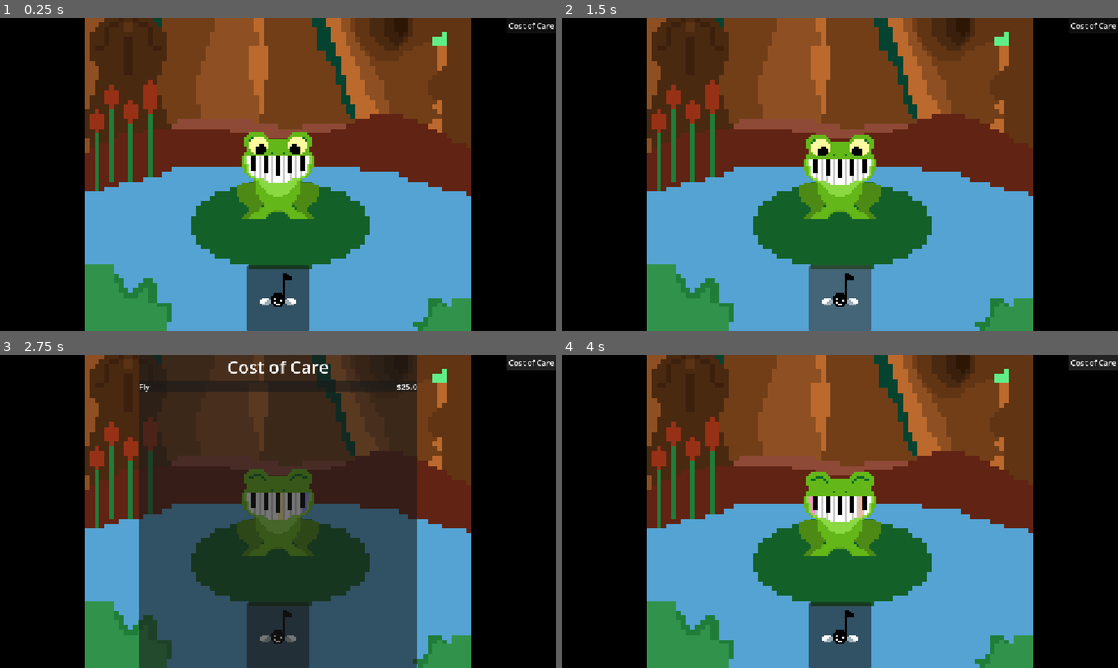
Above: before the commit, frames 1-4 (two rows, left to right).
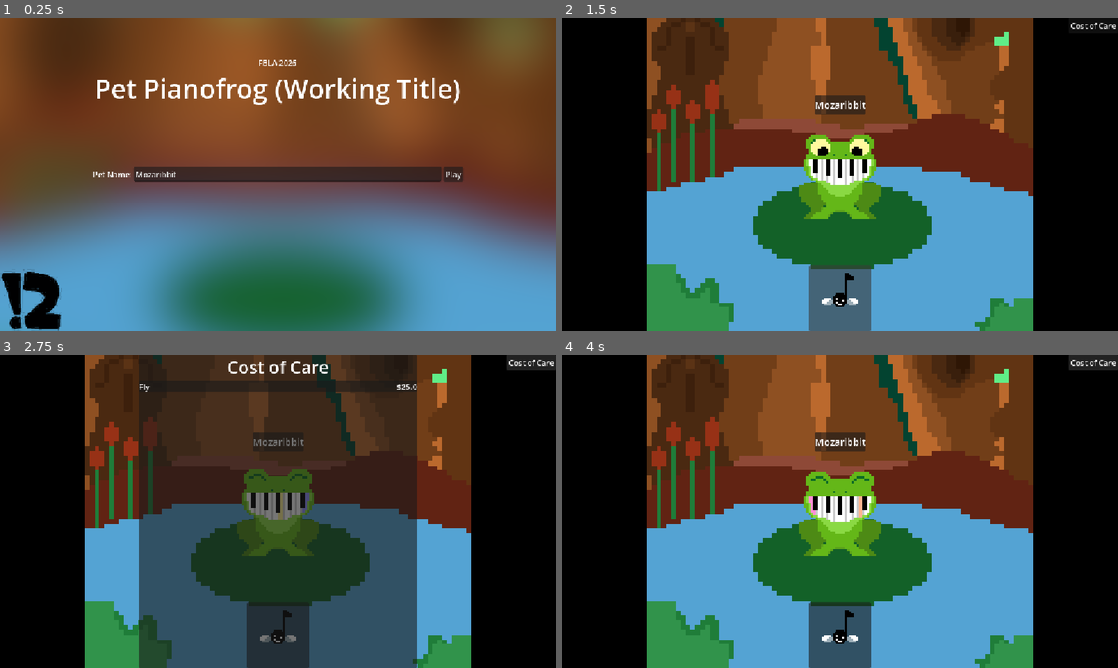
Above: after the commit, the same moments.

Repository: bf-bonkus/fbla-game-2026
Game: Godot game, scene res://scenes/main.tscn
Same seed, same stepped clock (60 frames per second), same inputs: the game is played once before the commit and once after it.
Inputs (mouse positions are in pixels of both pictures, inside the frame that each line leads up to):
- Up to frame 1 (0.25 s): no input
- Up to frame 2 (1.5 s): click (1017, 174) at 0.5 s, where only the run after the commit has a clickable "Play"; click (840, 299) at 1.25 s
- Up to frame 3 (2.75 s): click "Cost of Care" at 2 s
- Up to frame 4 (4 s): click (840, 636) at 2.75 s; click "Cost of Care" at 3.5 s

The runs differ from the first frame. In frame 1, 81% of the frame differs, in the area x 0-100%, y 0-100%; in frame 2, 0.6%; in frame 3, 0.2%; in frame 4, 0.6%.

Commit message:
implement title screen

Diff:
--- /dev/null
+++ b/globals.gd
@@ -0,0 +1,4 @@
+extends Node
+## This is a semi-hacky solution for scene switching
+signal requested_scene_change(scene: String, use_player: bool)
+var pet_name := "Mozaribbit"
--- a/project.godot
+++ b/project.godot
@@ -23,6 +23,7 @@
 
 ReactorCore="*uid://cprhe0xbn1iw8"
 Transactions="*uid://cnvkh4aagx5o1"
+Globals="*uid://bw3k0y10gpw72"
 
 [debug]
 
--- a/scenes/title_screen.tscn
+++ b/scenes/title_screen.tscn
@@ -1,6 +1,7 @@
 [gd_scene format=3 uid="uid://bppwl3pl7fdcu"]
 
 [ext_resource type="Texture2D" uid="uid://bxkivipvnikat" path="res://assets/title_background.png" id="1_fgkus"]
+[ext_resource type="Script" uid="uid://c8f7yaoeh5hqr" path="res://scripts/title_screen.gd" id="1_s4lrb"]
 [ext_resource type="Texture2D" uid="uid://cafee30k0c54r" path="res://secondrate.jpg" id="2_sa3yf"]
 
 [sub_resource type="LabelSettings" id="LabelSettings_fgkus"]
@@ -23,6 +24,7 @@
 anchor_bottom = 1.0
 grow_horizontal = 2
 grow_vertical = 2
+script = ExtResource("1_s4lrb")
 
 [node name="Background" type="TextureRect" parent="." unique_id=460368479]
 layout_mode = 0
@@ -77,7 +79,7 @@
 [node name="NameEdit" type="LineEdit" parent="Body/Inputs/Inputs" unique_id=1618922160]
 layout_mode = 2
 size_flags_horizontal = 3
-placeholder_text = "Mozaribbit"
+text = "Mozaribbit"
 max_length = 32
 
 [node name="Play" type="Button" parent="Body/Inputs/Inputs" unique_id=716390880]
@@ -95,3 +97,5 @@
 offset_right = 128.0
 grow_vertical = 0
 texture = ExtResource("2_sa3yf")
+
+[connection signal="pressed" from="Body/Inputs/Inputs/Play" to="." method="_on_play_pressed"]
--- a/scenes/user_interface.tscn
+++ b/scenes/user_interface.tscn
@@ -3,6 +3,9 @@
 [ext_resource type="Script" uid="uid://cj84mhejstwmo" path="res://scripts/user_interface.gd" id="1_jbsfc"]
 [ext_resource type="PackedScene" uid="uid://isr7ytf0wdlj" path="res://scenes/breakdown.tscn" id="3_brbbq"]
 [ext_resource type="PackedScene" uid="uid://bxqepb6dgdp4y" path="res://scenes/inventory.tscn" id="4_jbsfc"]
+
+[sub_resource type="LabelSettings" id="LabelSettings_y1h3b"]
+font_size = 20
 
 [node name="UserInterface" type="Control" unique_id=1435167270]
 layout_mode = 3
@@ -16,6 +19,19 @@
 [node name="Inventory" parent="." unique_id=214066356 instance=ExtResource("4_jbsfc")]
 layout_mode = 1
 offset_top = -136.0
+
+[node name="NamePanel" type="PanelContainer" parent="." unique_id=676317382]
+layout_mode = 0
+offset_left = 523.5
+offset_top = 160.0
+offset_right = 628.5
+offset_bottom = 200.0
+
+[node name="Name" type="Label" parent="NamePanel" unique_id=45767910]
+layout_mode = 2
+size_flags_horizontal = 4
+text = "Mozaribbit"
+label_settings = SubResource("LabelSettings_y1h3b")
 
 [node name="Breakdown" parent="." unique_id=1254823197 instance=ExtResource("3_brbbq")]
 visible = false
--- a/scripts/main.gd
+++ b/scripts/main.gd
@@ -2,17 +2,20 @@
 
 var current_level: Node
 
+
 func _ready() -> void:
 	print("Welcome to FBLA 2026")
-	load_level("res://scenes/pond.tscn", true)
+	Globals.requested_scene_change.connect(switch_level)
+	load_level("res://scenes/title_screen.tscn", false, false)
 
-func switch_level(level: String, use_pet: bool) -> void:
+func switch_level(level: String, use_pet: bool, use_camera: bool) -> void:
 	remove_current_level()
-	load_level(level, use_pet)
+	load_level(level, use_pet, use_camera)
 
 
-func load_level(level: String, use_pet: bool) -> void:
+func load_level(level: String, use_pet: bool, use_camera: bool) -> void:
 	$Pet.visible = use_pet
+	$Camera.enabled = use_camera
 
 	var staged_level_resource := load(level)
 	var staged_level: Node = staged_level_resource.instantiate()
--- /dev/null
+++ b/scripts/title_screen.gd
@@ -0,0 +1,5 @@
+extends Control
+
+func _on_play_pressed() -> void:
+	Globals.pet_name = $Body/Inputs/Inputs/NameEdit.text
+	Globals.requested_scene_change.emit("res://scenes/pond.tscn", true, true)
--- a/scripts/user_interface.gd
+++ b/scripts/user_interface.gd
@@ -1,4 +1,7 @@
 extends Control
+
+func _ready() -> void:
+	$NamePanel/Name.text = Globals.pet_name
 
 func _on_menu_button_pressed() -> void:
 	$Breakdown.visible = !$Breakdown.is_visible_in_tree()
Not shown, added: globals.gd.uid
Not shown, added: scripts/title_screen.gd.uid
